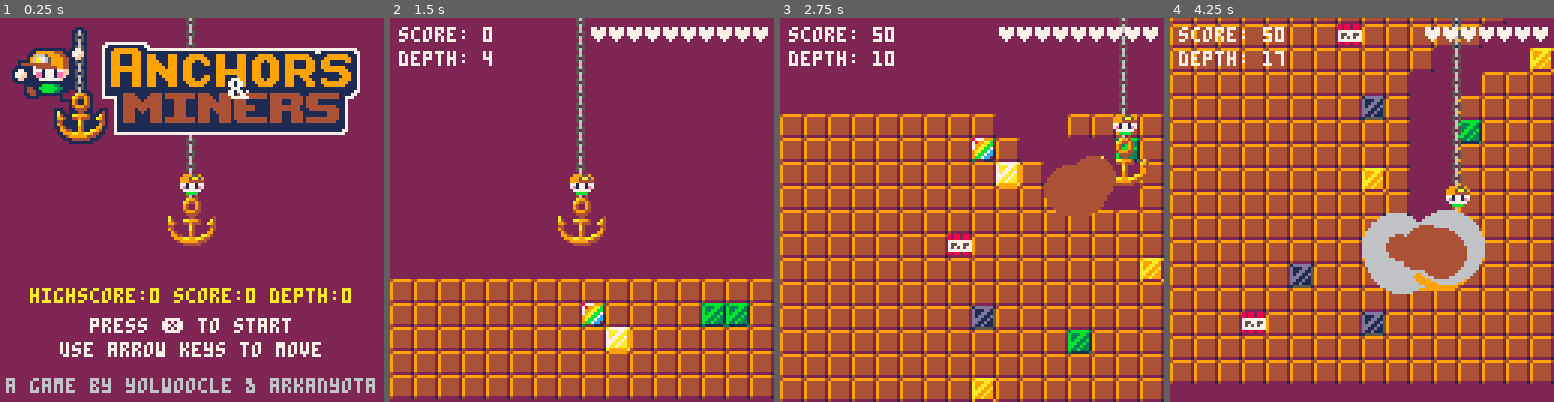
Above: before the commit, frames 1-4 (left to right).
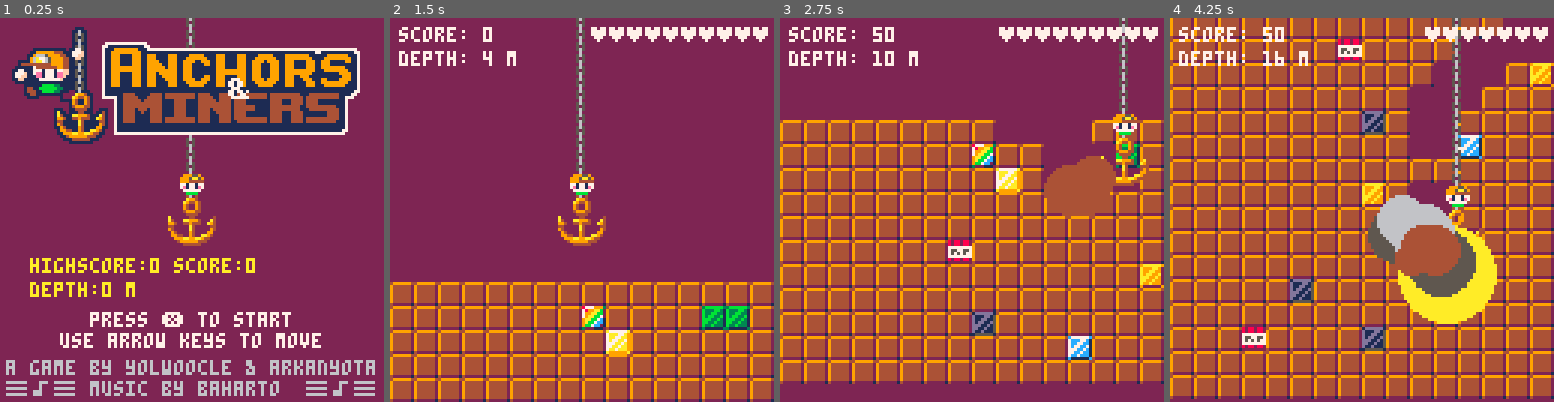
Above: after the commit, the same moments.

Repository: Yolwoocle/LudumDare48_DeeperAndDeeper
Game: PICO-8 cartridge deeper_ldgame.p8
Same seed, same stepped clock (60 frames per second), same inputs: the game is played once before the commit and once after it.
Inputs:
- Up to frame 1 (0.25 s): no input
- Up to frame 2 (1.5 s): tap X (X key) at 0.33, 1.07 s; tap O (Z key) at 0.7 s
- Up to frame 3 (2.75 s): hold Right 1.6-2.1 s; tap O (Z key) at 1.7, 2.1, 2.5 s; tap X (X key) at 1.85 s; hold Up 2.15-2.42 s; hold Right from 2.47 s (still down)
- Up to frame 4 (4.25 s): tap O (Z key) every 0.4 s from 2.9 to 4.1 s; tap X (X key) at 2.97, 4.08 s; release Right at 3.03 s; hold Left 3.08-3.58 s; hold Down 3.63-3.97 s; hold Right from 4.02 s (still down)

The runs differ from the first frame. In frame 1, 8.6% of the frame differs, in the area x 1-98%, y 62-99%; in frame 2, 12%; in frame 3, 38%; in frame 4, 52%, in the area x 0-100%, y 0-100%.

Commit message:
screenshots

Diff:
--- a/deeper_ldgame.p8
+++ b/deeper_ldgame.p8
@@ -1,5 +1,5 @@
 pico-8 cartridge // http://www.pico-8.com
-version 32
+version 29
 __lua__
 --init
 left,right,up,down,btno,btnx = 0,1,2,3,4,5
@@ -37,7 +37,6 @@
 
 function _init()
 	firstgenerationmap()
-	if(unmute) music()
 end
 
 -->8
@@ -48,6 +47,7 @@
 		camera(0, 0)
 		if btnp(btnx) then
 			menu = false
+			if(unmute) music()
 			if(gameover) run(tostr(highscore))
 		end
 	else
@@ -135,7 +135,7 @@
 		end
 		if explode or btnp(btnx) then
 			explode = false
-			screenshake(3)
+			if (player.life > 0) screenshake(3)
 			if(unmute) sfx(rnd({54,55,56}))
 			for i=0, 4 do
 				spread = 10
@@ -186,7 +186,10 @@
 		--cam.deep += 0.1+(time()/300)
 		--Dessante speed
 
-		descnetespeed = 4/(10000)+descnetespeed
+		descnetespeed += 2/(10000)
+		if descnetespeed > 3 then
+			descnetespeed = 3.0
+		end
 		cam.deep += descnetespeed
 		agmentationvalue += descnetespeed -- SI VOUS COMPRENEZ PAS CE CODE C4EST NORMAL
 
@@ -243,22 +246,27 @@
 			print("♥", 128 - 6*i - 8, 3, white)
 		end
 		print("score: "..player.score, 3, 3, white)
-		print("depth: "..(flr(cam.deep/10)), 3, 11, white)
+		print("depth: "..(flr(cam.deep/10)) .. " m", 3, 11, white)
 	end
 
 	if menu then
+		camera()
+
+		if(gameover) rectfill(0, 62, 128, 128, dark_purple)
 		spr(160, 0, 0, 16, 6)
-		print("press ❎ to start", 30, 100, white)
-		print("use arrow keys to move", 20, 108, white)
-		print("a game by yolwoocle & arkanyota", 2, 120, light_gray)
+		print("press ❎ to start", 30, 98, white)
+		print("use arrow keys to move", 20, 105, white)
+		print("a game by yolwoocle & arkanyota", 2, 114, light_gray)
+		print("▤♪▤ music by baharto  ▤♪▤", 2, 121)
 		if gameover then
 			print("game over! :(", 35, 64, white)
 		end
 		if highscore != "" then
-			print("highscore:"..highscore.." score:"..player.score.." depth:"..cam.deep, 10, 90, yellow)
+			print("highscore:"..highscore.." score:"..player.score,10,80, yellow)
+			print("depth:"..(flr(cam.deep/10))..' m', 10, 88, yellow)
 			--print(, 35, 98, yellow)
 		end
-		camera()
+		camera(0, 0)
 	end
 
 	--camera(cam.x, cam.y)
Not shown, changed: thumbnail.aseprite
Not shown, added: thumbnail3.png
Not shown, added: thumbnailsmall.png
